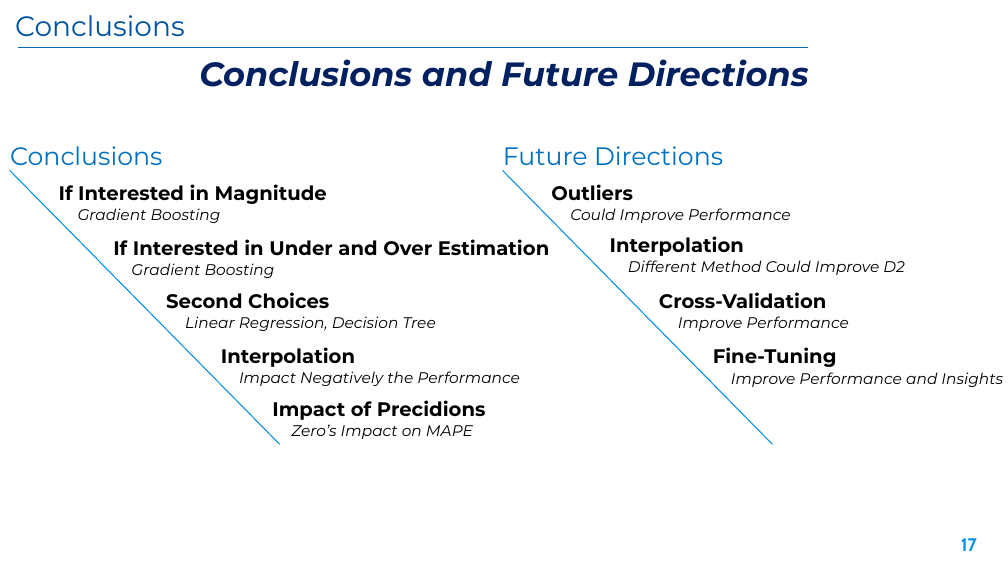
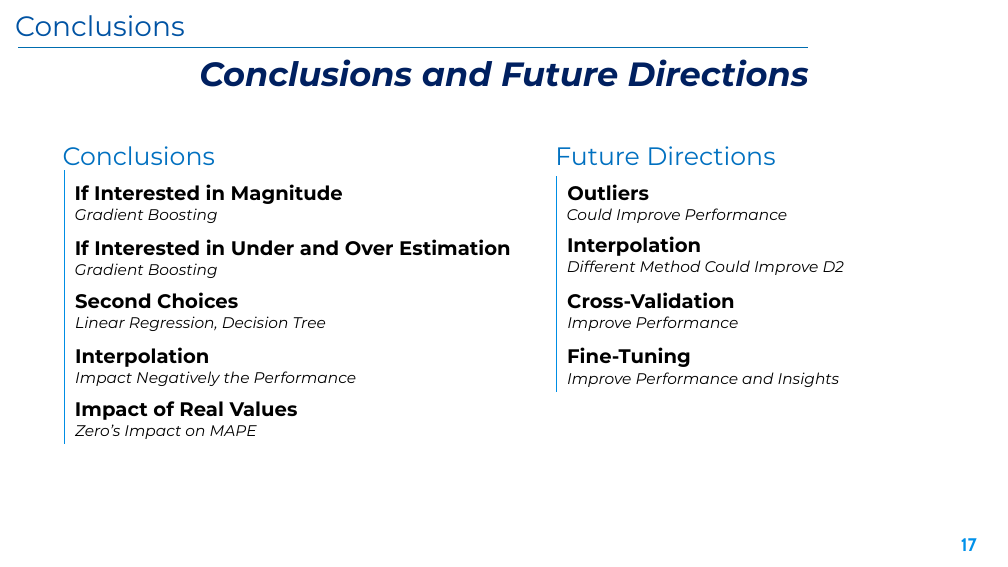
Before and after one commit to Marco-Sau/Meta-Dataset-Regression, a slide deck: slide 17 of Docs/Presentation.pptx. Drawn at 1008x567 pixels with LibreOffice and Linux fonts; fonts in the diff are those of the drawing; background and template pictures are left out. Boxes give left, top, right and bottom in pixels: in the first picture for what was removed or moved away, otherwise in the second. Text is boxed around its words. In the diff, an @@ line names an element or a change of style, - is before the commit and + after.

```diff
--- a/Docs/Presentation.pptx
+++ b/Docs/Presentation.pptx
@@ text "Conclusions": place and size @@
-text "Conclusions" at bbox=[10, 146, 162, 172]
+text "Conclusions" at bbox=[63, 146, 215, 172]
@@ text "Future Directions" rewrapped from bbox=[503, 146, 723, 172] to bbox=[555, 146, 776, 165] @@
@@ text "If Interested in Magnitude": place and size @@
-text "If Interested in Magnitude" at bbox=[59, 184, 327, 204]
+text "If Interested in Magnitude" at bbox=[75, 184, 343, 204]
@@ line moved from (10, 170) - (279, 445) to (65, 170) - (65, 445) @@
@@ line moved from (503, 170) - (772, 445) to (556, 176) - (556, 392) @@
@@ text "Outliers": place and size @@
-text "Outliers" at bbox=[551, 184, 633, 201]
+text "Outliers" at bbox=[567, 184, 649, 201]
@@ text "If Interested in Under and ...": place and size @@
-text "If Interested in Under and ..." at bbox=[113, 239, 550, 256]
+text "If Interested in Under and ..." at bbox=[75, 239, 511, 256]
@@ text "Interpolation": place and size @@
-text "Interpolation" at bbox=[610, 236, 744, 256]
+text "Interpolation" at bbox=[567, 236, 701, 256]
@@ text "Gradient Boosting": place and size @@
-text "Gradient Boosting" at bbox=[131, 263, 275, 278]
+text "Gradient Boosting" at bbox=[75, 263, 218, 278]
@@ text "Different Method Could Improve D2": place and size @@
-text "Different Method Could Improve D2" at bbox=[628, 260, 904, 275]
+text "Different Method Could Improve D2" at bbox=[567, 260, 844, 275]
@@ text "Second Choices": place and size @@
-text "Second Choices" at bbox=[166, 292, 329, 309]
+text "Second Choices" at bbox=[75, 292, 238, 309]
@@ text "Cross-Validation": place and size @@
-text "Cross-Validation" at bbox=[659, 292, 827, 309]
+text "Cross-Validation" at bbox=[567, 292, 735, 309]
@@ text "Linear Regression, Decision Tree": place and size @@
-text "Linear Regression, Decision Tree" at bbox=[185, 316, 436, 331]
+text "Linear Regression, Decision Tree" at bbox=[75, 316, 326, 331]
@@ text "Improve Performance": place and size @@
-text "Improve Performance" at bbox=[678, 316, 849, 331]
+text "Improve Performance" at bbox=[567, 316, 739, 331]
@@ text "Interpolation": place and size @@
-text "Interpolation" at bbox=[221, 347, 355, 367]
+text "Interpolation" at bbox=[75, 347, 209, 367]
@@ text "Fine-Tuning": place and size @@
-text "Fine-Tuning" at bbox=[713, 347, 837, 367]
+text "Fine-Tuning" at bbox=[567, 347, 691, 367]
@@ text "Impact Negatively the Performance": place and size @@
-text "Impact Negatively the Performance" at bbox=[239, 371, 520, 386]
+text "Impact Negatively the Performance" at bbox=[75, 371, 357, 386]
@@ text "Improve Performance and Insights": place and size @@
-text "Improve Performance and Insights" at bbox=[731, 372, 1003, 387]
+text "Improve Performance and Insights" at bbox=[567, 372, 840, 387]
@@ text "Zero’s Impact on MAPE": place and size @@
-text "Zero’s Impact on MAPE" at bbox=[291, 424, 473, 439]
+text "Zero’s Impact on MAPE" at bbox=[75, 424, 257, 439]
@@ text at bbox=[75, 401, 298, 420]: text changed @@
-Impact of Precidions
+Impact of Real Values
```
Also in this commit, not shown: 5 other files.
